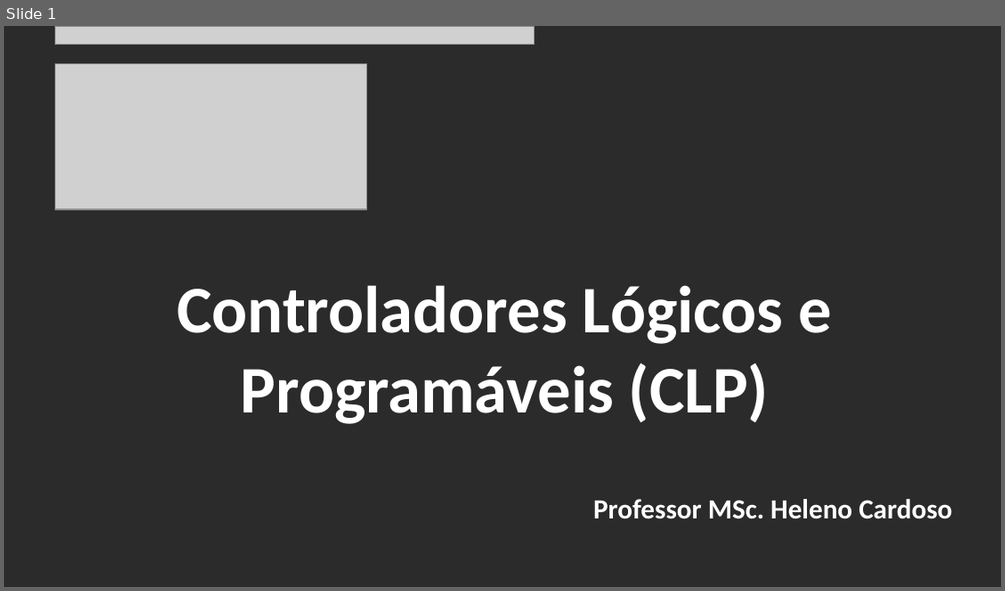
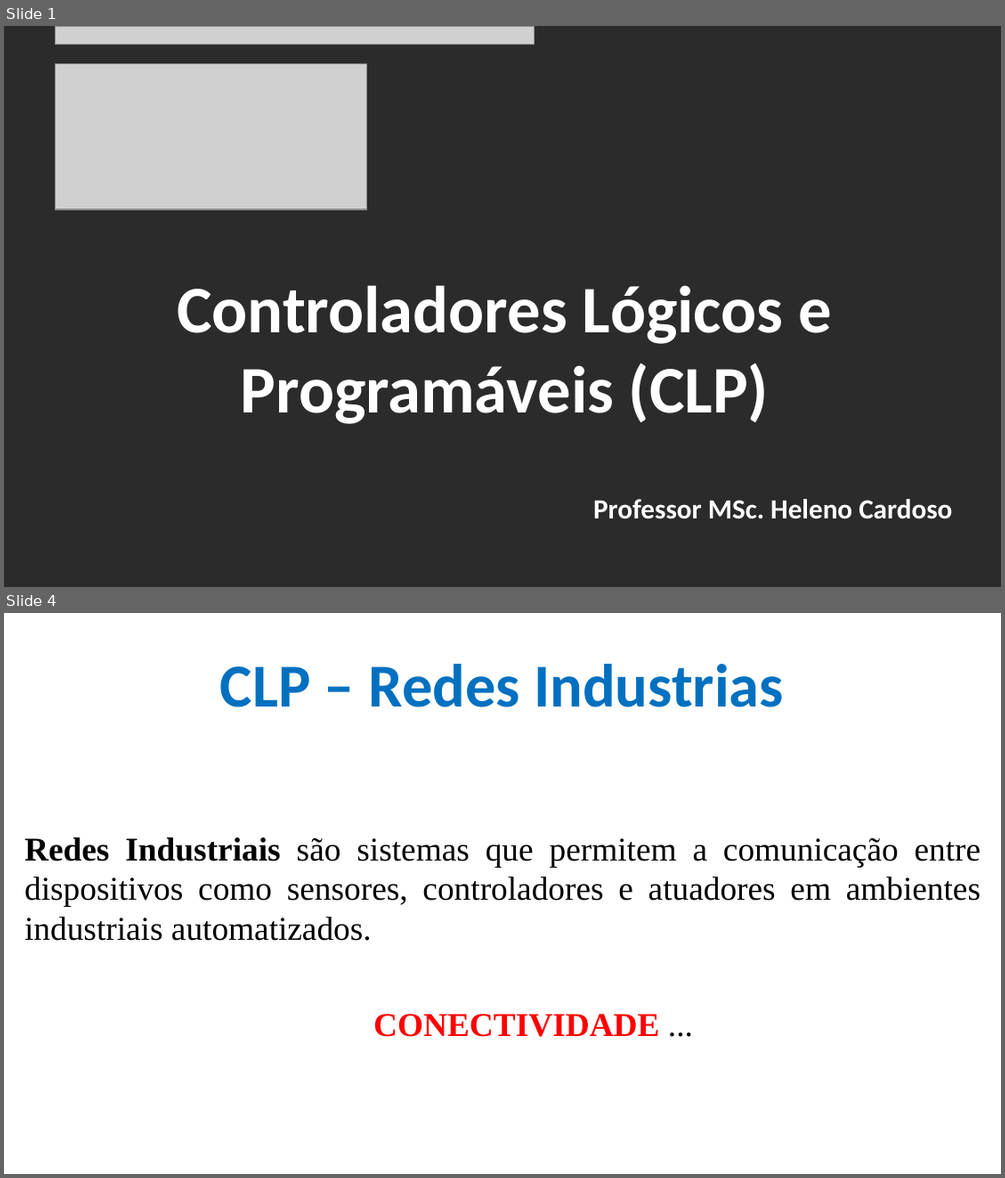
Before and after one commit to CloudEducationBrazil/WydenUniRuyControladoresLogicosProgCLP, a slide deck: 01 Classes/Aula6 - CLP - Redes Industriais MODBUS.pptx. Shown one above the other, each under a label of ours: slide 1 before the commit, slides 1 and 4 after it; the slides between them are not shown. The pictures are 1005x591 and 1005x1178 pixels, drawn with LibreOffice and Linux fonts; fonts in the diff are those of the drawing; grey boxes stand for pictures; background and template pictures are left out; a plain dark background stands for a picture behind light text. Boxes give left, top, right and bottom in pixels: in the first picture for what was removed or moved away, otherwise in the second. Text is boxed around its words. In the diff, an @@ line names an element or a change of style, - is before the commit and + after.

```diff
--- a/01 Classes/Aula6 - CLP - Redes Industriais MODBUS.pptx
+++ b/01 Classes/Aula6 - CLP - Redes Industriais MODBUS.pptx
@@ slide 4 added at box(4, 613, 1001, 1174), background picture (left out) @@
@@ title added at box(220, 664, 784, 707), 44 pt, text #0070C0, bold @@
+CLP – Redes Industrias
@@ text added at box(24, 837, 981, 1037), 24 pt, text #000000 @@
+Redes Industriais são sistemas que permitem a comunicação entre dispositivos como sensores, controladores e atuadores em ambientes industriais automatizados.
+CONECTIVIDADE ...
```
Also in this commit, not shown: 2 slides changed, 23 other slides added.
